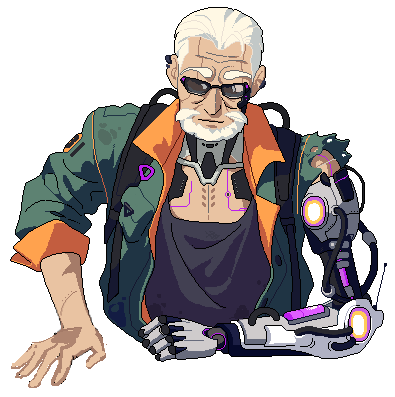
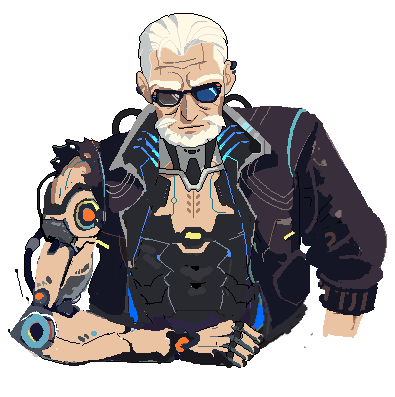
Before/after of a w=395, h=397 layered artwork. What changed in the layer stack:
added layer "Layer 30" above "Layer 29" over [21, 138, 235, 352]
added layer "Layer 29" above "Group 1 copy 9" over [23, 311, 56, 351]
added layer "Group 1 copy 9" above "레이어 2" over [8, 13, 387, 368]
added layer "Layer 28" above "Group 1 copy" over [71, 75, 373, 359]
moved "레이어 19" (2nd of 2, in "Group 1") into group "Group 1" over [98, 55, 267, 327]
moved "레이어 14" (3rd of 3, in "Group 1") into group "Group 1" over [10, 7, 387, 388]
moved "레이어 18" (2nd of 2, in "Group 1") into group "Group 1" over [149, 88, 365, 216]
